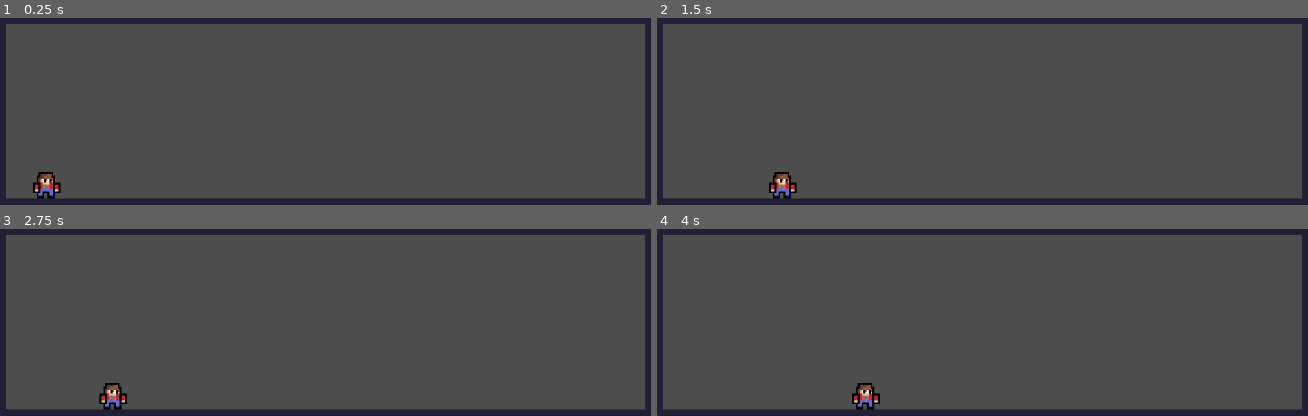
Above: before the commit, frames 1-4 (two rows, left to right).
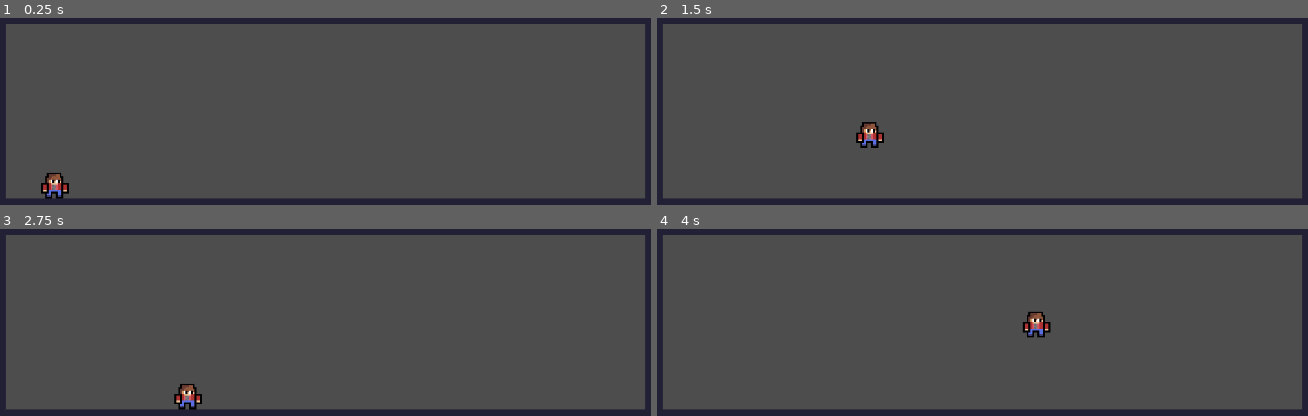
Above: after the commit, the same moments.

Repository: PlasmaGamesGS/please--wait--calibrating
Game: Godot game, scene res://scenes/main_scene.tscn
Same seed, same stepped clock (60 frames per second), same inputs: the game is played once before the commit and once after it.
Inputs:
- Up to frame 1 (0.25 s): no input
- Up to frame 2 (1.5 s): tap Enter at 0.5 s; hold Right (ui_right) from 0.53 s (still down); tap Up (ui_up) at 0.6, 0.77, 1.07, 1.35 s
- Up to frame 3 (2.75 s): tap Up (ui_up) at 1.52, 1.82, 2.1 s; release Right (ui_right) at 2.03 s; hold Left (ui_left) from 2.03 s (still down)
- Up to frame 4 (4 s): release Left (ui_left) at 2.78 s; hold Right (ui_right) from 2.78 s (still down); tap Up (ui_up) at 2.85, 3.02, 3.32, 3.6, 3.77 s

The runs differ from the first frame. In frame 1, 0.6% of the frame differs, in the area x 5-11%, y 82-97%; in frame 2, 0.9%; in frame 3, 0.9%, in the area x 15-32%, y 82-97%; in frame 4, 0.9%.

Commit message:
Añadido movimiento vertical
Ahora el jugador es capaz de saltar y es afectado por la gravedad

Diff:
--- a/scenes/levels/level_0.tscn
+++ b/scenes/levels/level_0.tscn
@@ -15,5 +15,5 @@
 [node name="Background" type="TileMapLayer" parent="."]
 
 [node name="Player" parent="." instance=ExtResource("2_x42e6")]
-position = Vector2(-168, 7)
+position = Vector2(-163, 7)
 scale = Vector2(1.1, 1.1)
--- a/scenes/player.gd
+++ b/scenes/player.gd
@@ -1,11 +1,23 @@
 extends CharacterBody2D
+
+var _speed: float = 100.0
+var _jump_speed: float = -300.0
 
 
 func _physics_process(delta):
+	#movimiento horizontal
 	if Input.is_action_pressed("ui_right"):
-		velocity.x = 50
+		velocity.x = _speed
 	elif Input.is_action_pressed("ui_left"):
-		velocity.x = -50
+		velocity.x = -_speed
 	else:
 		velocity.x = 0
+
+	#gravedad
+	velocity += get_gravity() * delta
+
+	#salto
+	if Input.is_action_just_pressed("ui_up") and is_on_floor():
+		velocity.y = _jump_speed
+
 	move_and_slide()
